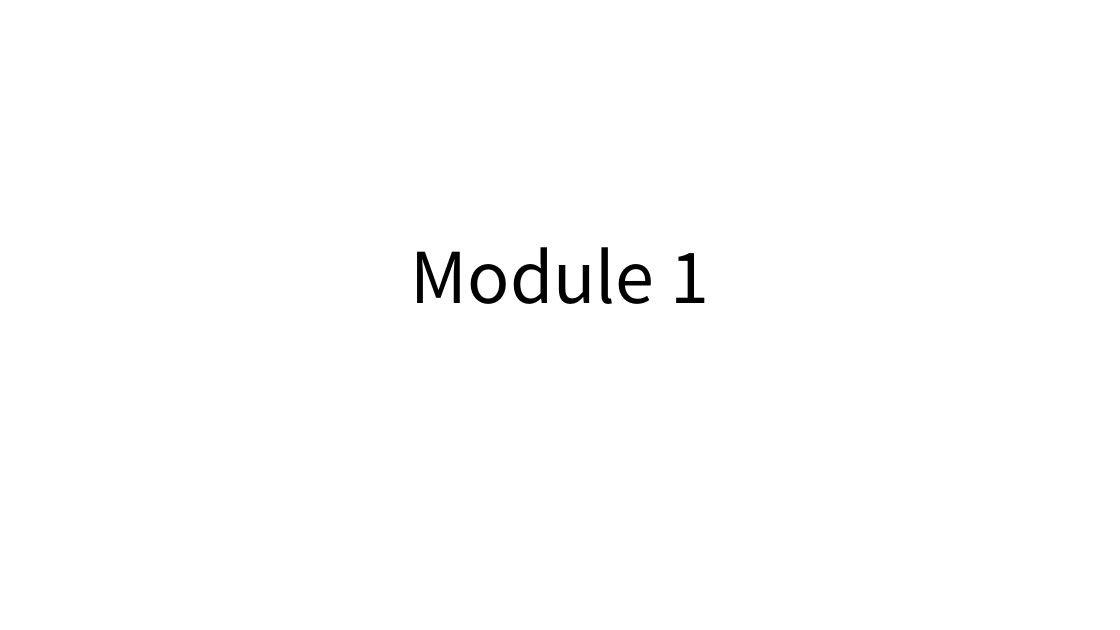
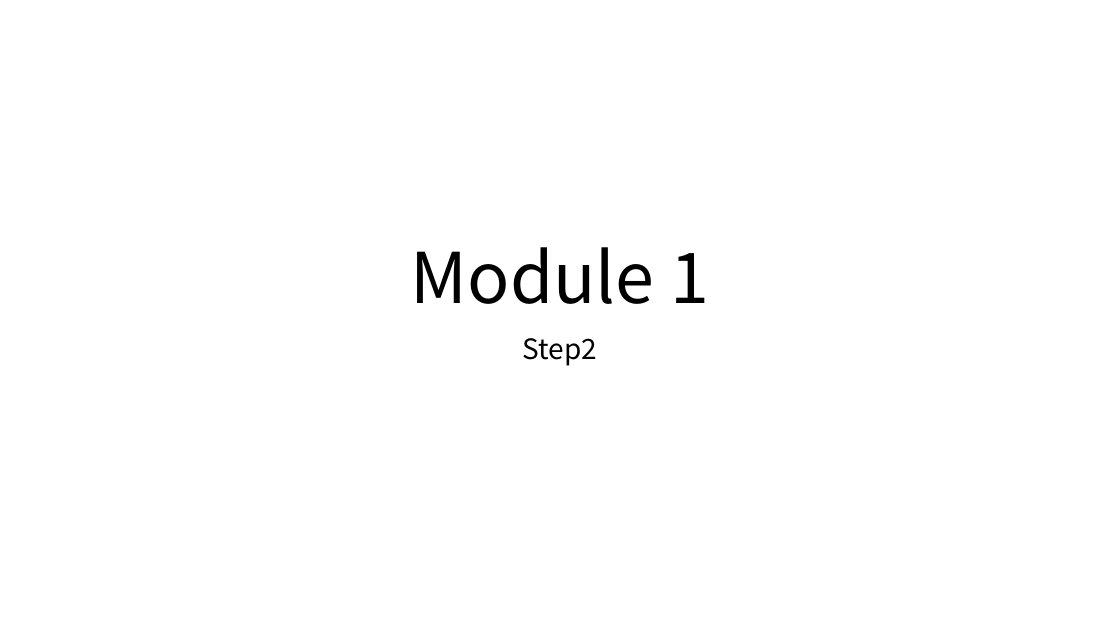
Before and after one commit to ayuina/fusion-dev-sample, a slide deck: slide 5 of docs/images/figures.pptx (slide 1 before the commit). Drawn at 1120x630 pixels with LibreOffice and Linux fonts; fonts in the diff are those of the drawing. Boxes give left, top, right and bottom in pixels: in the first picture for what was removed or moved away, otherwise in the second. Text is boxed around its words. In the diff, an @@ line names an element or a change of style, - is before the commit and + after.

Commit message:
module1

```diff
--- a/docs/images/figures.pptx
+++ b/docs/images/figures.pptx
@@ subtitle added at box(523, 338, 598, 366), 24 pt, text #000000 @@
+Step2
```
Also in this commit, not shown: 18 slides added, 16 other files.
